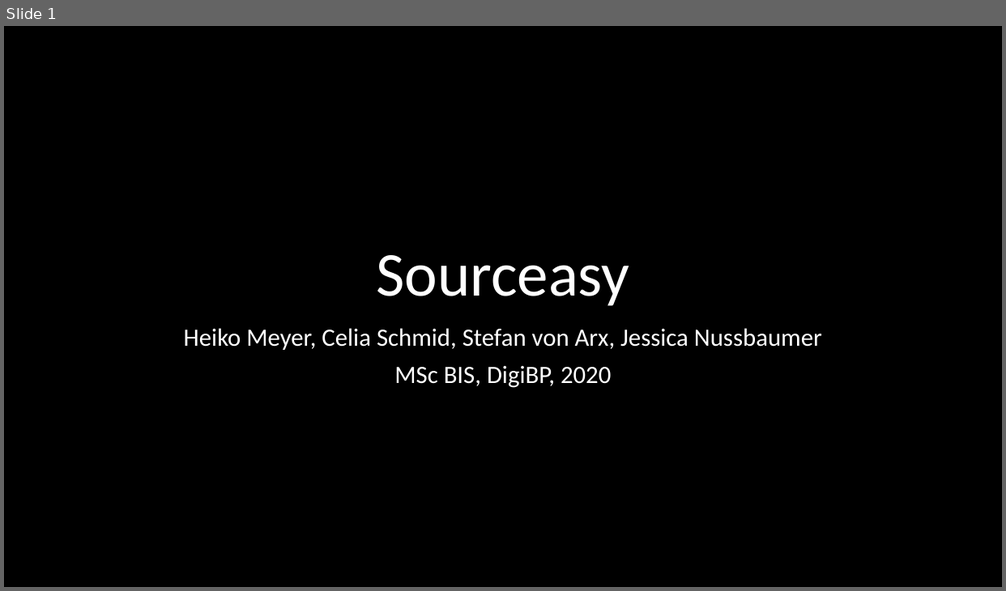
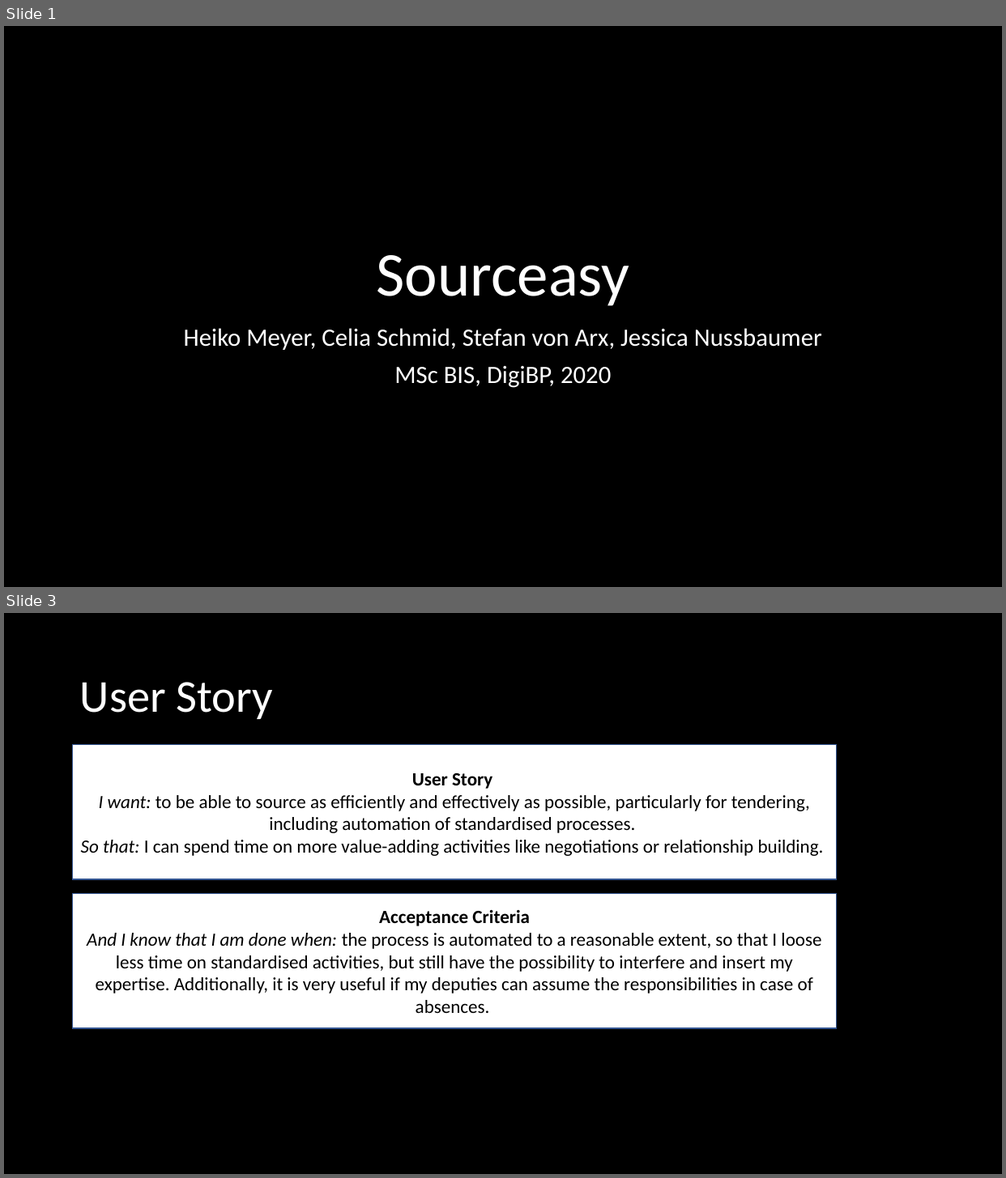
Before and after one commit to DigiBP/DigiBP_VacherinFribourgeois, a slide deck: presentation/Persona.pptx. Shown one above the other, each under a label of ours: slide 1 before the commit, slides 1 and 3 after it; the slides between them are not shown. The pictures are 1006x591 and 1006x1178 pixels, drawn with LibreOffice and Linux fonts; fonts in the diff are those of the drawing. Boxes give left, top, right and bottom in pixels: in the first picture for what was removed or moved away, otherwise in the second. Text is boxed around its words. In the diff, an @@ line names an element or a change of style, - is before the commit and + after.

Commit message:
user story

```diff
--- a/presentation/Persona.pptx
+++ b/presentation/Persona.pptx
@@ slide 3 added at [4, 613, 1002, 1174], background #000000 @@
@@ title added at [80, 682, 273, 719], 44 pt, text #FFFFFF @@
+User Story
@@ rectangle added at [73, 745, 837, 879], fill #FFFFFF, outline #325491 1 pt, 18 pt, text #000000 @@
+User Story
+I want: to be able to source as efficiently and effectively as possible, particularly for tendering, including automation of standardised processes.
+So that: I can spend time on more value-adding activities like negotiations or relationship building.
@@ rectangle added at [73, 894, 837, 1029], fill #FFFFFF, outline #325491 1 pt, 18 pt, text #000000 @@
+Acceptance Criteria
+And I know that I am done when: the process is automated to a reasonable extent, so that I loose less time on standardised activities, but still have the possibility to interfere and insert my expertise. Additionally, it is very useful if my deputies can assume the responsibilities in case of absences.
```
Also in this commit, not shown: 1 slide changed.
